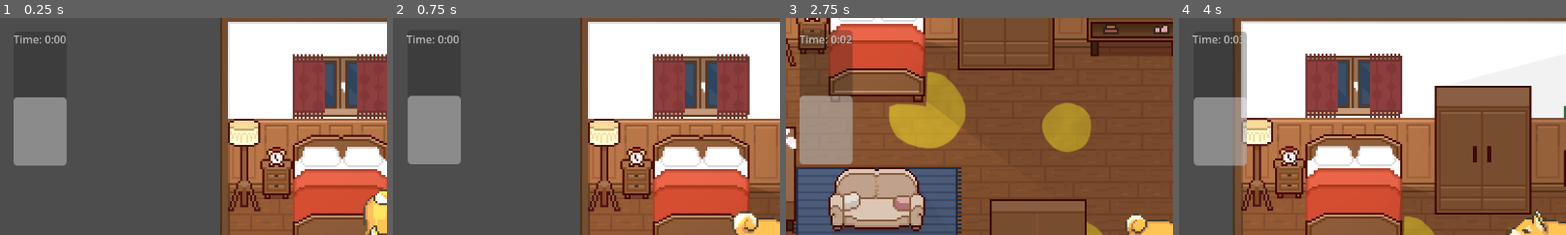
Above: before the commit, frames 1-4 (left to right).
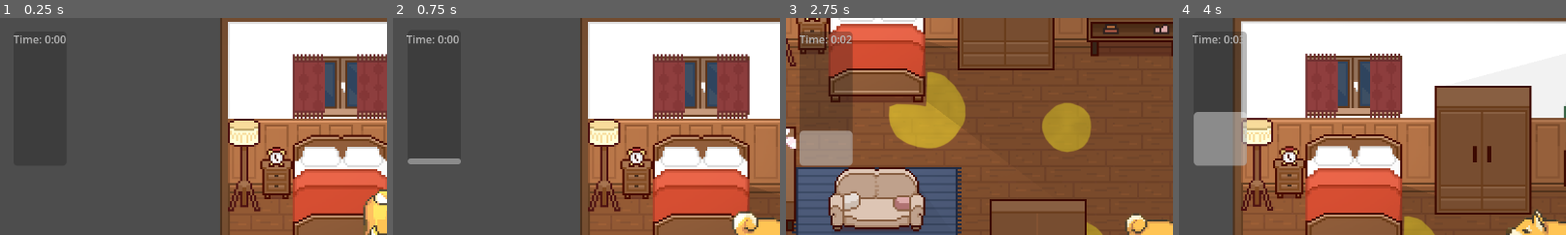
Above: after the commit, the same moments.

Repository: ethantheb/jammers
Game: Godot game, scene res://scenes/bedroom.tscn
The game is run twice, just before and just after one commit, with the same random seed, the same clock (stepped at 60 frames per second) and the same inputs.
Inputs:
- Up to frame 1 (0.25 s): no input
- Up to frame 2 (0.75 s): tap Enter at 0.5 s; hold Right (ui_right) from 0.53 s (still down); hold Q from 0.53 s (still down)
- Up to frame 3 (2.75 s): release Right (ui_right) at 1.28 s; release Q at 1.28 s; hold Down (ui_down) 1.28-2.03 s; tap Q at 1.35 s; hold Right (ui_right) from 2.03 s (still down); hold Q from 2.03 s (still down)
- Up to frame 4 (4 s): release Right (ui_right) at 2.78 s; release Q at 2.78 s; hold Up (ui_up) 2.78-3.53 s; tap Q at 2.85 s; hold Left (ui_left) from 3.53 s (still down); hold Q from 3.53 s (still down)
The pictures show only the part of the screen within x 0-50%, y 0-50%; the shares and areas given below are measured in that part.

The runs differ from the first frame. In frame 1, 4.4% of the frame differs, in the area x 3-18%, y 36-69%; in frame 2, 4.0%; in frame 3, 2.5%; in frame 4, 0.9%.

Commit message:
fix bar never fills

Diff:
--- a/scenes/hud.tscn
+++ b/scenes/hud.tscn
@@ -28,6 +28,7 @@
 [node name="ProgressBar" type="ProgressBar" parent="MarginContainer/VBoxContainer" unique_id=68524460]
 custom_minimum_size = Vector2(20, 200)
 layout_mode = 2
-value = 50.0
+max_value = 1.0
+step = 0.001
 fill_mode = 3
 show_percentage = false
--- a/scripts/hud.gd
+++ b/scripts/hud.gd
@@ -1,7 +1,7 @@
 extends CanvasLayer
 
 @onready var timer_label = $MarginContainer/VBoxContainer/TimerLabel
-@onready var progress_bar = $MarginContainer/VBoxContainer/ProgressBar
+@onready var progress_bar: ProgressBar = $MarginContainer/VBoxContainer/ProgressBar
 
 var elapsed_time: float = 0.0
 const NOISE_DECAY_RATE: float = 0.3
@@ -21,11 +21,7 @@
 	elapsed_time += delta
 	time_since_noise += delta
 	update_timer_display()
-	var continuous_info = _apply_continuous_noise(delta)
-	if continuous_info.y > 0.0:
-		time_since_noise = 0.0
-		shake_timer = shake_duration
-		_record_noise_magnitude(continuous_info.y)
+	_apply_continuous_noise(delta)
 	if time_since_noise >= 1.0 and progress_bar.value > 0.0:
 		progress_bar.value = max(0.0, progress_bar.value - (NOISE_DECAY_RATE * delta))
 
@@ -48,9 +44,8 @@
 	var seconds = total_seconds % 60
 	timer_label.text = "Time: %d:%02d" % [minutes, seconds]
 
-func make_noise(percent: float) -> void:
-	var value = progress_bar.value + percent
-	progress_bar.value = clamp(value, 0.0, 100.0)
+func make_one_noise(percent: float) -> void:
+	progress_bar.value += percent
 	if continuous_noises.size() == 0:
 		time_since_noise = 0.0
 	shake_timer = shake_duration
@@ -65,18 +60,19 @@
 func stop_continuous_noise(tag: String) -> void:
 	continuous_noises.erase(tag)
 
-func _apply_continuous_noise(delta: float) -> Vector2:
+func _apply_continuous_noise(delta: float) -> void:
 	if continuous_noises.size() == 0:
-		return Vector2.ZERO
-	var total: float = 0.0
-	var max_rate: float = 0.0
+		return
+
+	var total_rate: float = 0.0
 	for value in continuous_noises.values():
 		var rate = float(value)
-		total += rate * delta
-		max_rate = max(max_rate, abs(rate))
-	if not is_zero_approx(total):
-		progress_bar.value = clamp(progress_bar.value + total, 0.0, 100.0)
-	return Vector2(total, max_rate)
+		total_rate += rate
+	if not is_zero_approx(total_rate):
+		progress_bar.value += total_rate * delta
+		print(progress_bar.value)
+		time_since_noise = 0.0
+		shake_timer = shake_duration
 
 func _record_noise_magnitude(magnitude: float) -> void:
 	if magnitude <= 0.0:
